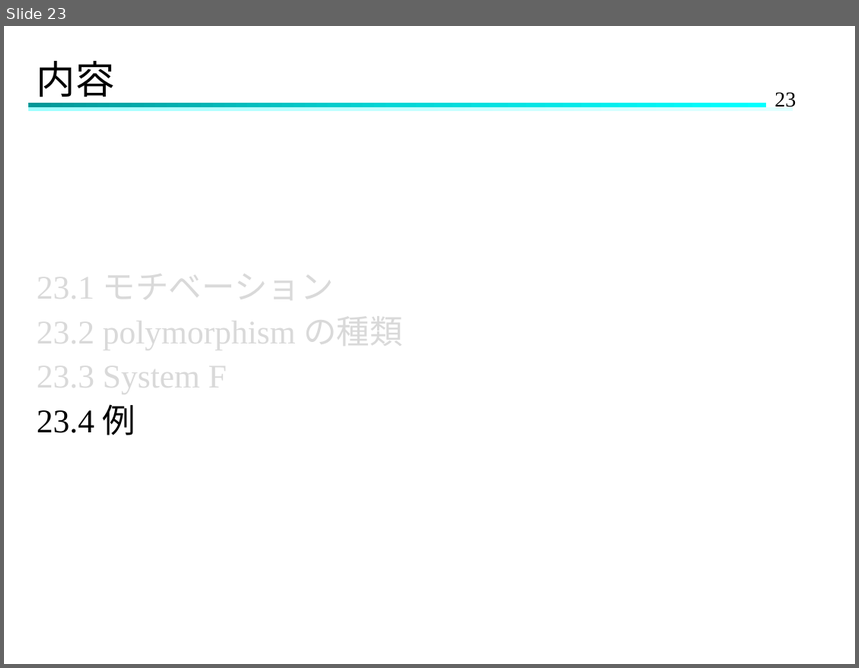
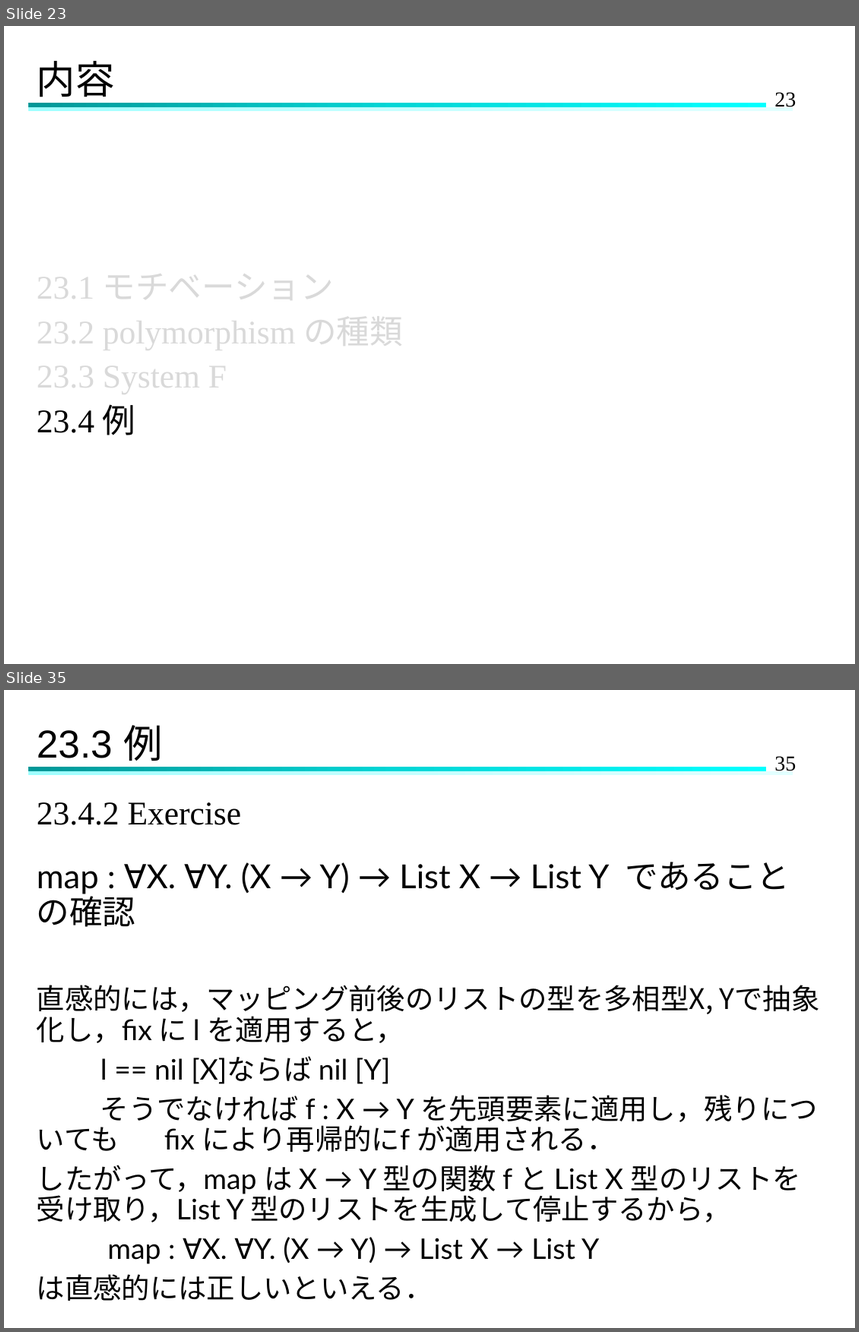
Before and after one commit to Hinata-Mikami/HinataMikami, a slide deck: 研究室関連/TAPL/TAPL-23.pptx. Shown one above the other, each under a label of ours: slide 23 before the commit, slides 23 and 35 after it; the slides between them are not shown. The pictures are 859x668 and 859x1332 pixels, drawn with LibreOffice and Linux fonts; fonts in the diff are those of the drawing. Boxes give left, top, right and bottom in pixels: in the first picture for what was removed or moved away, otherwise in the second. Text is boxed around its words. In the diff, an @@ line names an element or a change of style, - is before the commit and + after.

```diff
--- a/研究室関連/TAPL/TAPL-23.pptx
+++ b/研究室関連/TAPL/TAPL-23.pptx
@@ slide 35 added at box(4, 690, 855, 1328), background #FFFFFF; not listed: 3 template elements that a slide beside it also shows @@
@@ title added at box(37, 725, 162, 768), 33 pt, text #000000 @@
+23.3 例
@@ text added at box(37, 802, 818, 1301), 24 pt, text #000000 @@
+23.4.2 Exercise
+map : ∀X. ∀Y. (X → Y) → List X → List Y であることの確認
+直感的には，マッピング前後のリストの型を多相型X, Yで抽象化し，fix に l を適用すると，
+l == nil [X]ならば nil [Y]
+そうでなければ f : X → Y を先頭要素に適用し，残りについても fix により再帰的にf が適用される．
+したがって，map は X → Y 型の関数 f と List X 型のリストを受け取り，List Y 型のリストを生成して停止するから，
+map : ∀X. ∀Y. (X → Y) → List X → List Y
+は直感的には正しいといえる．
```
Also in this commit, not shown: 4 slides changed, 15 other slides added.
